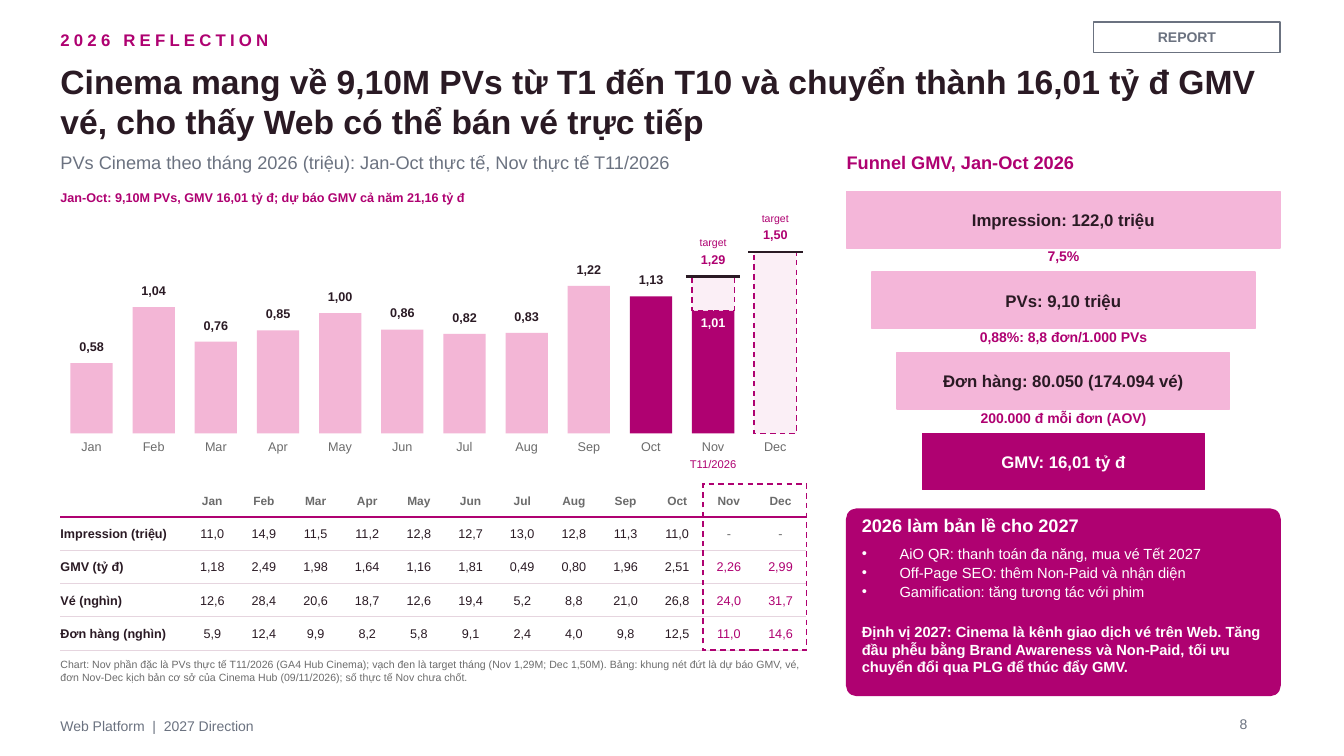
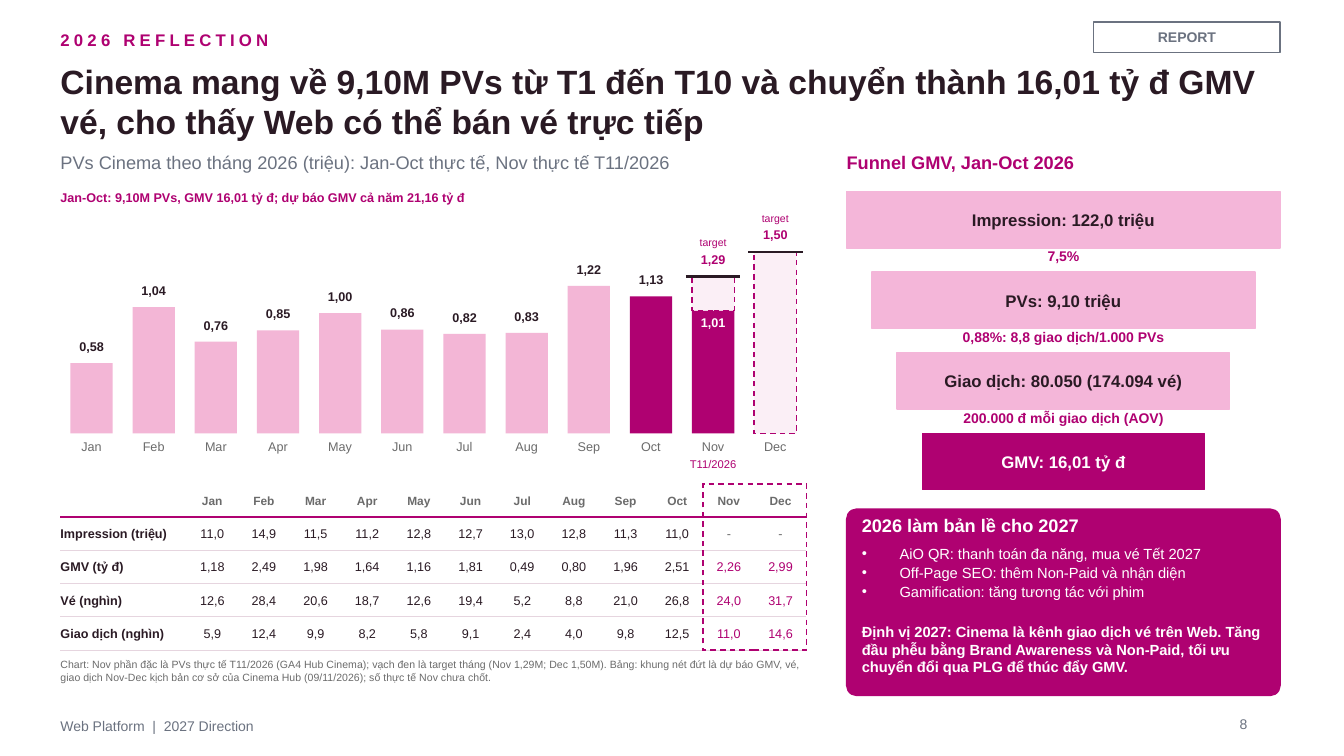
Before and after one commit to stormhoang/hienho-knowledgebase, a slide deck: slide 8 of 07_REPORTS/docs/strategy/2027 Direction - Web Platform (Framework).pptx. Drawn at 1344x756 pixels with LibreOffice and Linux fonts; fonts in the diff are those of the drawing. Boxes give left, top, right and bottom in pixels: in the first picture for what was removed or moved away, otherwise in the second. Text is boxed around its words. In the diff, an @@ line names an element or a change of style, - is before the commit and + after.

```diff
--- a/07_REPORTS/docs/strategy/2027 Direction - Web Platform (Framework).pptx
+++ b/07_REPORTS/docs/strategy/2027 Direction - Web Platform (Framework).pptx
@@ text at <box>963,332,1164,345</box>: text changed @@
-0,88%: 8,8 đơn/1.000 PVs
+0,88%: 8,8 giao dịch/1.000 PVs
@@ text at <box>944,374,1182,391</box>: text changed @@
-Đơn hàng: 80.050 (174.094 vé)
+Giao dịch: 80.050 (174.094 vé)
@@ text at <box>963,412,1164,426</box>: text changed @@
-200.000 đ mỗi đơn (AOV)
+200.000 đ mỗi giao dịch (AOV)
@@ text at <box>60,629,164,641</box>: text changed @@
-Đơn hàng (nghìn)
+Giao dịch (nghìn)
@@ text at <box>60,660,799,683</box>: text changed @@
-Chart: Nov phần đặc là PVs thực tế T11/2026 (GA4 Hub Cinema); vạch đen là target tháng (Nov 1,29M; Dec 1,50M). Bảng: khung nét đứt là dự báo GMV, vé, đơn Nov-Dec kịch bản cơ sở của Cinema Hub (09/11/2026); số thực tế Nov chưa chốt.
+Chart: Nov phần đặc là PVs thực tế T11/2026 (GA4 Hub Cinema); vạch đen là target tháng (Nov 1,29M; Dec 1,50M). Bảng: khung nét đứt là dự báo GMV, vé, giao dịch Nov-Dec kịch bản cơ sở của Cinema Hub (09/11/2026); số thực tế Nov chưa chốt.
```
Also in this commit, not shown: 11 other slides changed, 2 other files.
